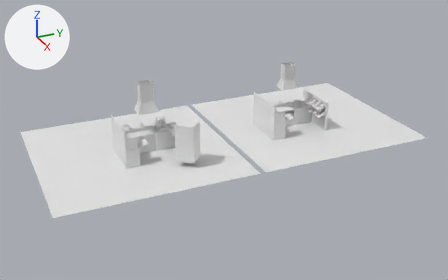
What one commit did to the Blender file Assets/Custom/Imports/blend filer/Kitchen.blend.
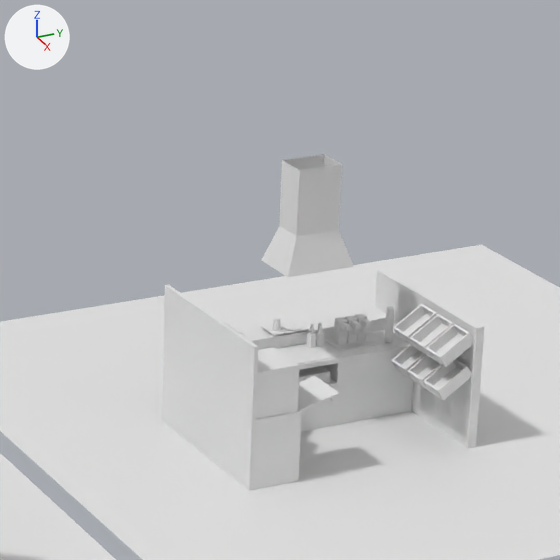
The first picture shows the older version from a 50 mm lens placed at (30.2, -8.9, 15.4), pointed at (-0.5, 5.0, 0.1). The close-ups show both versions on the part from 48% to 77% of the width and 9% to 56% of the height of that picture; other places that the commit changed are outside them. The axes (+X, +Y, +Z) are drawn at upper left. The lights are the same throughout.
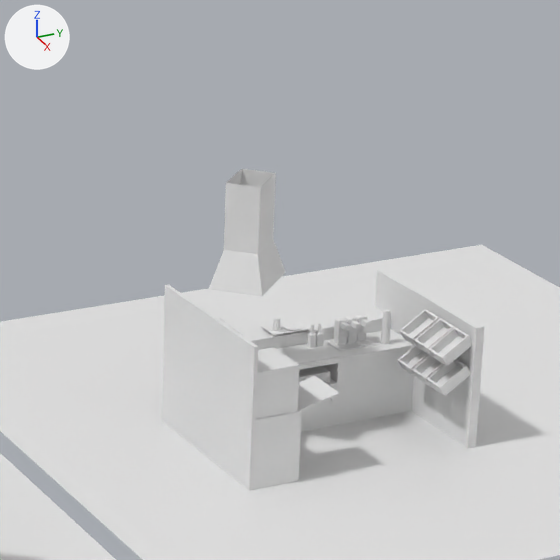
Location of each change, [x1, y1, x2, y2] in pixels of the close-ups (560 x 560 px):
'Cube.044', moved, turned: before [262, 154, 354, 277]; after [209, 169, 285, 297]
'Cube.059', moved, rescaled (12% narrower, 11% shorter): before [425, 323, 474, 367]; after [429, 327, 472, 366]
'Cube.034', moved, rescaled (10% narrower, 10% shorter): before [423, 359, 471, 400]; after [427, 359, 470, 396]
'Cube.057', moved, rescaled (9% narrower, 7% shorter): before [393, 304, 437, 346]; after [400, 309, 440, 348]
'Cube.058', moved, rescaled (11% narrower, 9% shorter): before [409, 314, 454, 357]; after [414, 318, 454, 357]
'Cube.032', moved, rescaled (11% narrower, 9% shorter): before [391, 345, 426, 379]; after [398, 346, 429, 377]
'Cube.033', moved, rescaled (8% narrower, 8% shorter): before [407, 355, 442, 390]; after [412, 355, 444, 387]
'Cylinder.020', moved: before [384, 307, 394, 342]; after [381, 310, 391, 345]

The change in detail:
Object 'Cube.032' (ob_cube_032) moves from (-0.5, 11.02, 1.05) to (-0.42, 11.04, 1.07).
Object 'Cube.032' (ob_cube_032) is rescaled from (-0.8, 0.8, 0.609) to (-0.72, 0.72, 0.548).
Object 'Cube.033' (ob_cube_033) moves from (-0.06, 11.02, 1.05) to (-0.02, 11.04, 1.07).
Object 'Cube.033' (ob_cube_033) is rescaled from (-0.8, 0.8, 0.609) to (-0.72, 0.72, 0.548).
Object 'Cube.034' (ob_cube_034) moves from (0.38, 11.02, 1.05) to (0.37, 11.04, 1.07).
Object 'Cube.034' (ob_cube_034) is rescaled from (-0.8, 0.8, 0.609) to (-0.72, 0.72, 0.548).
Object 'Cube.044' (ob_cube_044) moves from (-1.23, 9.56, 3.02) to (-0.95, 8.43, 3.02).
Object 'Cube.044' (ob_cube_044) turns from (0, 0, 0) to (0, 0, 43) degrees about x, y and z.
Object 'Cube.057' (ob_cube_057) moves from (-0.5, 11.02, 1.56) to (-0.42, 11.04, 1.53).
Object 'Cube.057' (ob_cube_057) is rescaled from (-0.8, 0.8, 0.609) to (-0.72, 0.72, 0.548).
Object 'Cube.058' (ob_cube_058) moves from (-0.06, 11.02, 1.56) to (-0.02, 11.04, 1.53).
Object 'Cube.058' (ob_cube_058) is rescaled from (-0.8, 0.8, 0.609) to (-0.72, 0.72, 0.548).
Object 'Cube.059' (ob_cube_059) moves from (0.38, 11.02, 1.56) to (0.37, 11.04, 1.53).
Object 'Cube.059' (ob_cube_059) is rescaled from (-0.8, 0.8, 0.609) to (-0.72, 0.72, 0.548).
Object 'Cylinder.020' (ob_cylinder_020) moves from (-1.15, 10.95, 1.18) to (-1.15, 10.9, 1.15).
